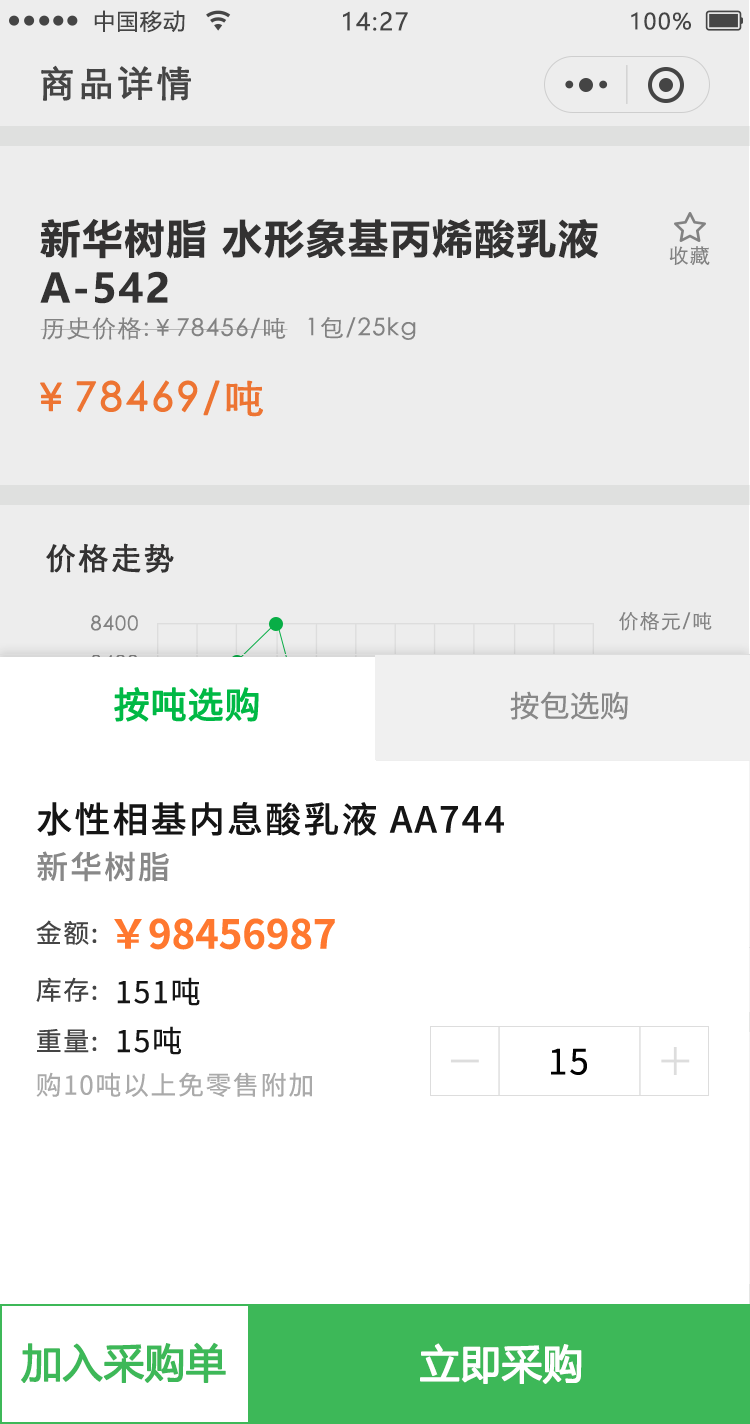
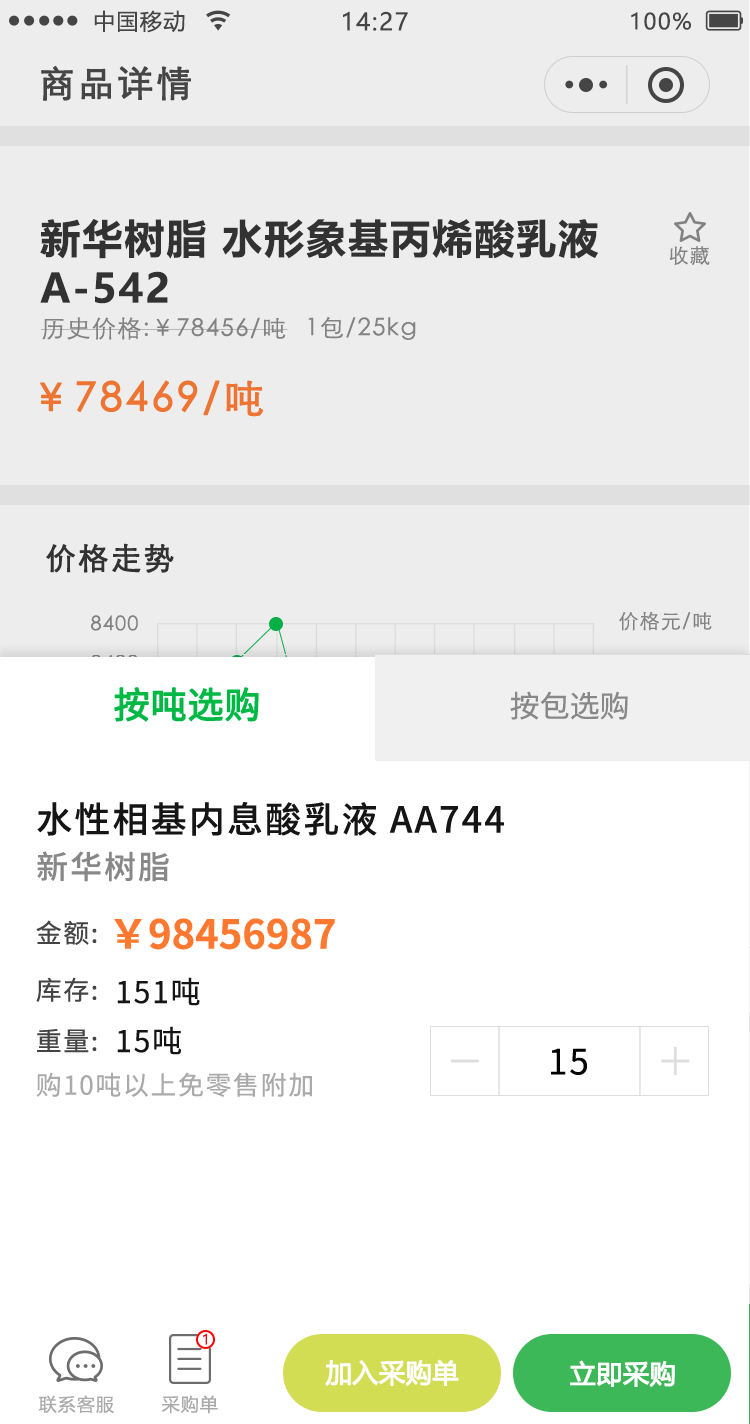
Layer changes from the first 750 x 1424 image to the second:
added layer "椭圆 5" above "加入采购单" over (196, 1330, 215, 1349)
moved "加入采购单" out of group "组 2", painted on it over (21, 1342, 459, 1386)
removed layer "矩形 15" from group "组 2" over (0, 1304, 250, 1424)
moved "立即采购" out of group "组 2", painted on it over (420, 1343, 675, 1387)
removed layer "矩形 6" from group "组 2" over (250, 1304, 750, 1424)
added layer "1" (1st of 2) above "采购单" over (203, 1333, 207, 1345)
added layer "采购单" above "联系客服" over (161, 1395, 218, 1414)
added layer "联系客服" above "矩形 18 拷贝" over (38, 1395, 114, 1413)
added layer "矩形 18 拷贝" above "矩形 18" over (283, 1334, 501, 1412)
added layer "矩形 18" above "矢量智能对象" over (513, 1334, 731, 1412)
added layer "矢量智能对象" above "形状 29" over (49, 1337, 103, 1382)
added layer "形状 29" (1st of 2) above "组 2" over (169, 1334, 211, 1384)
